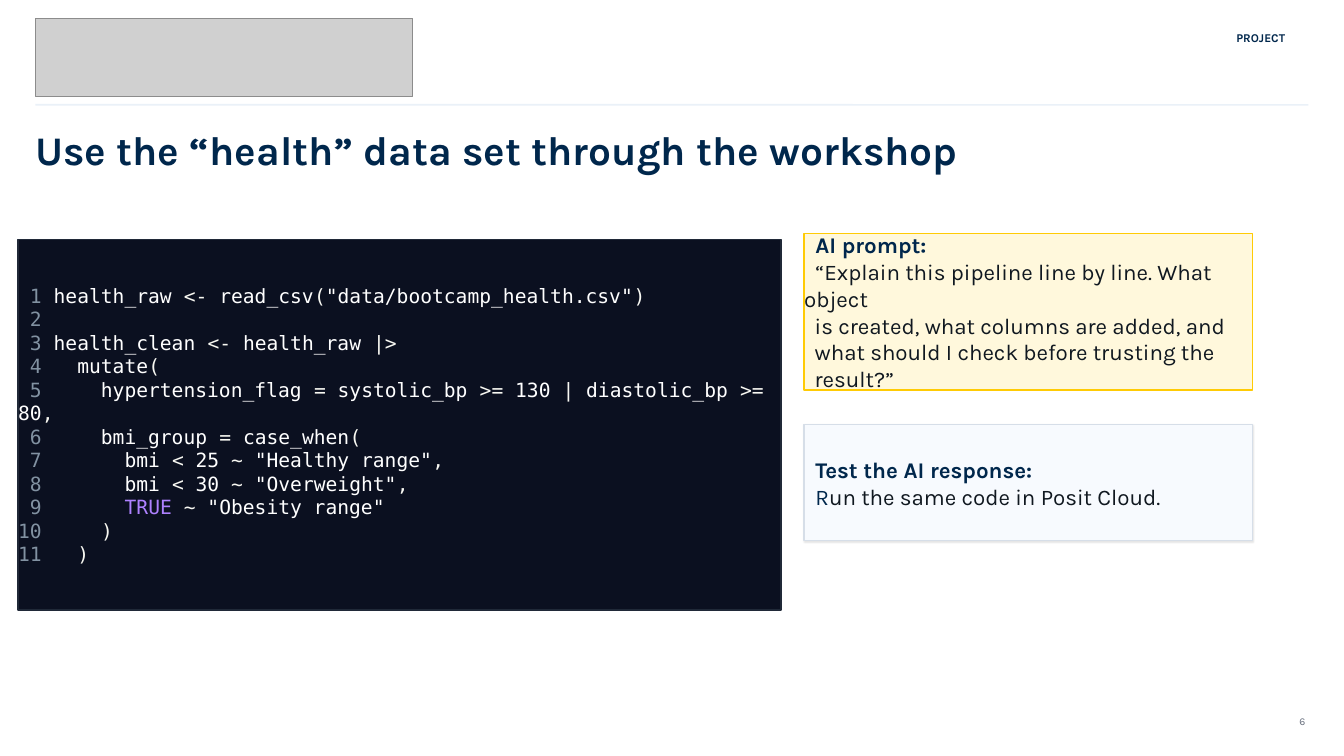
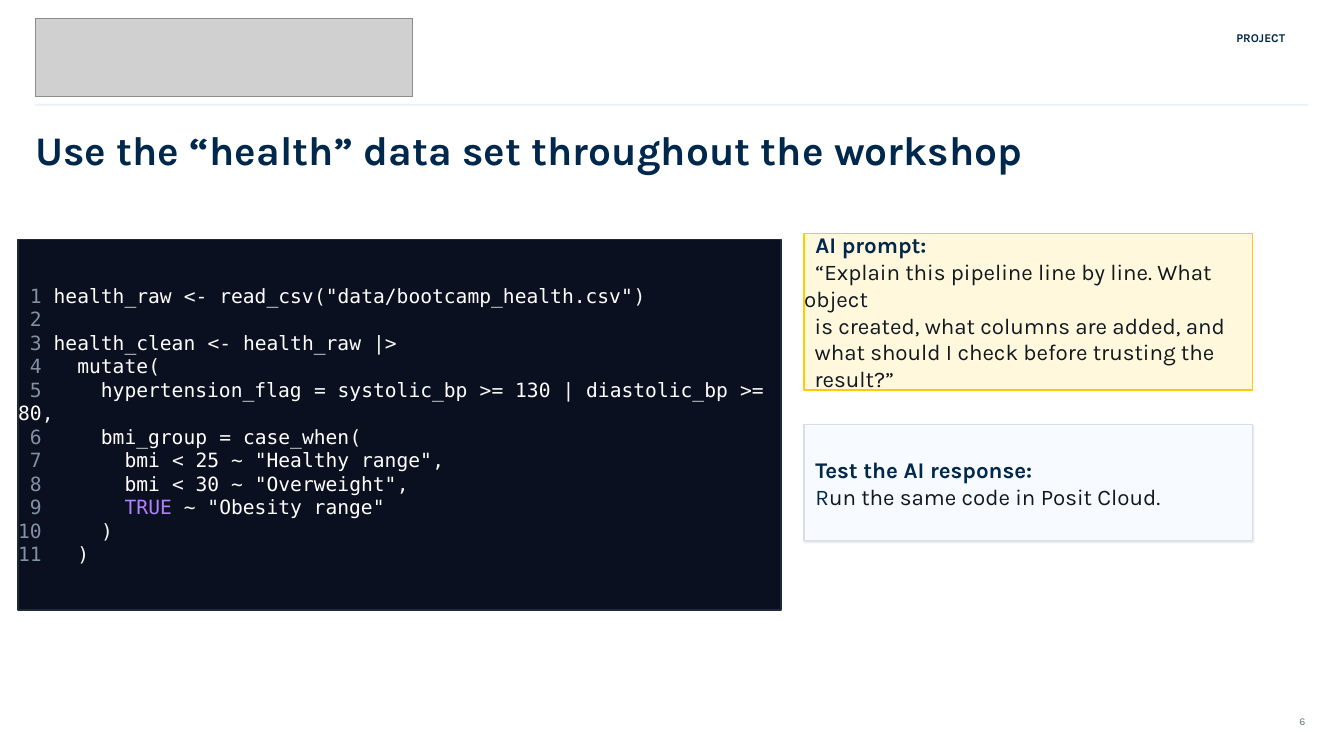
Before and after one commit to umich-biostatistics/Rbootcamp-2026, a slide deck: slide 6 of slides/Rbootcamp-2026-day-1.pptx. Drawn at 1344x756 pixels with LibreOffice and Linux fonts; fonts in the diff are those of the drawing; grey boxes stand for pictures. Boxes give left, top, right and bottom in pixels: in the first picture for what was removed or moved away, otherwise in the second. Text is boxed around its words. In the diff, an @@ line names an element or a change of style, - is before the commit and + after.

Commit message:
slide update

```diff
--- a/slides/Rbootcamp-2026-day-1.pptx
+++ b/slides/Rbootcamp-2026-day-1.pptx
@@ text at <box>35,137,1022,176</box>: text changed @@
-Use the “health” data set through the workshop
+Use the “health” data set throughout the workshop
```
Also in this commit, not shown: 1 other slide changed, 1 other file.
